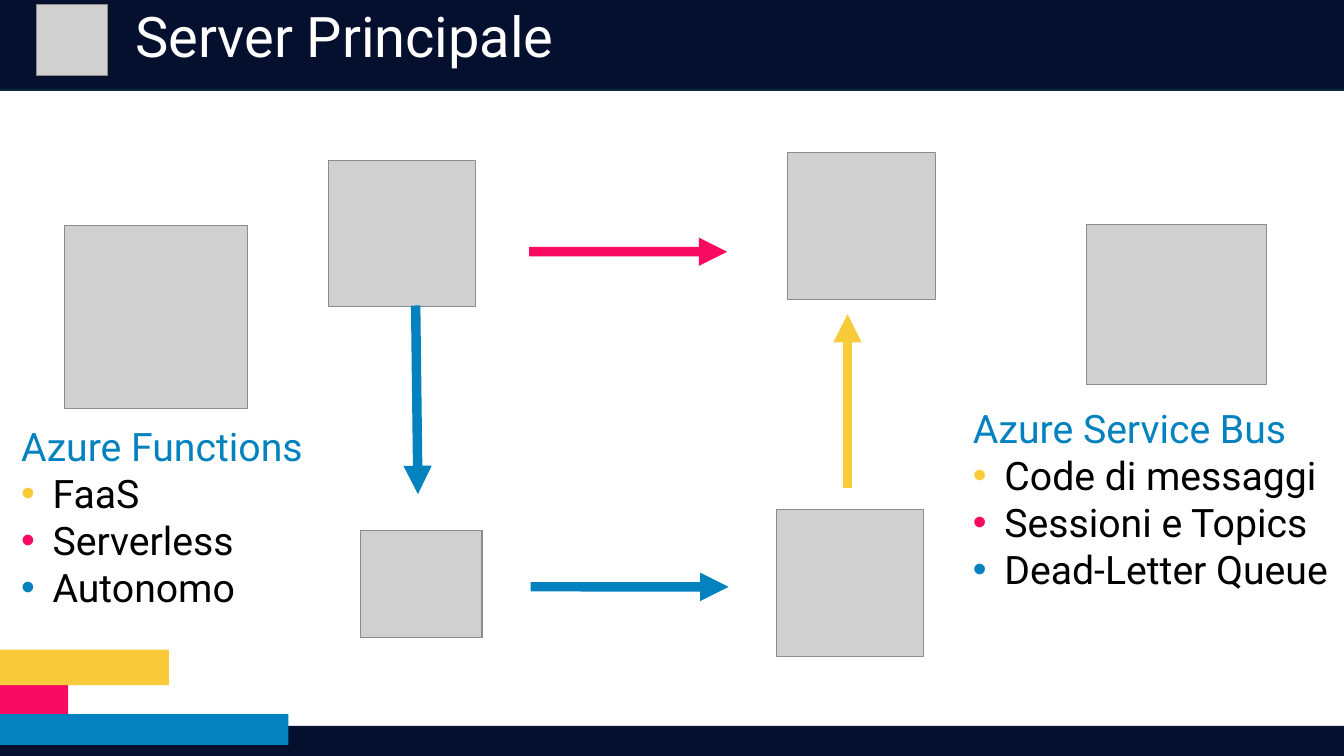
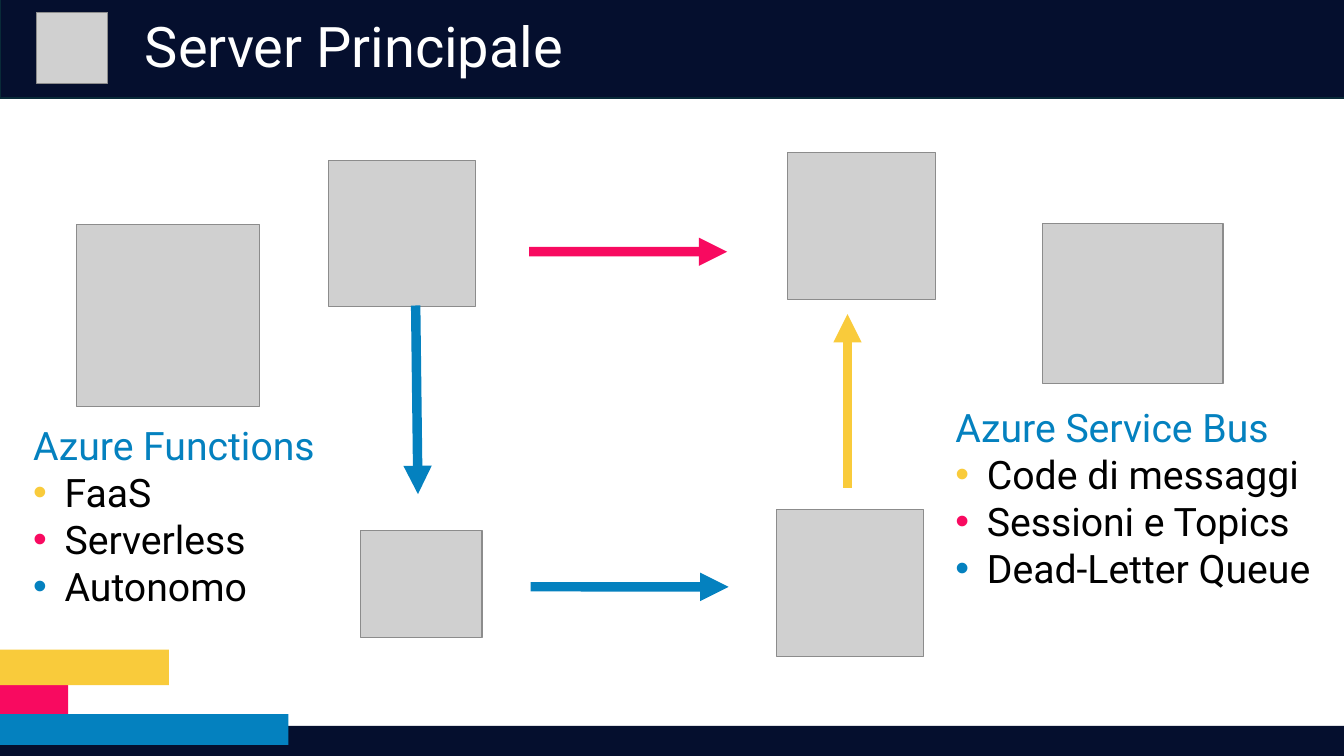
Before and after one commit to RedDuality/Tesi, a slide deck: slide 7 of Presentazione.pptx. Drawn at 1344x756 pixels with LibreOffice and Linux fonts; fonts in the diff are those of the drawing; grey boxes stand for pictures. Boxes give left, top, right and bottom in pixels: in the first picture for what was removed or moved away, otherwise in the second. Text is boxed around its words. In the diff, an @@ line names an element or a change of style, - is before the commit and + after.

```diff
--- a/Presentazione.pptx
+++ b/Presentazione.pptx
@@ rectangle: place and size @@
-rectangle at box(0, 0, 1344, 91)
+rectangle at box(0, 0, 1344, 99)
@@ picture: place and size @@
-picture at box(36, 5, 108, 76)
+picture at box(36, 12, 108, 83)
@@ text "Server Principale": place and size @@
-text "Server Principale" at box(135, 15, 554, 69)
+text "Server Principale" at box(145, 25, 563, 79)
@@ picture: place and size @@
-picture at box(65, 226, 247, 408)
+picture at box(77, 225, 259, 407)
@@ picture: place and size @@
-picture at box(1087, 225, 1267, 384)
+picture at box(1044, 224, 1224, 383)
@@ text "Azure Functions": place and size @@
-text "Azure Functions" at box(21, 432, 302, 603)
+text "Azure Functions" at box(33, 431, 314, 602)
@@ text "Azure Service Bus": place and size @@
-text "Azure Service Bus" at box(973, 414, 1328, 589)
+text "Azure Service Bus" at box(955, 413, 1311, 588)
```
Also in this commit, not shown: 16 other slides changed, 8 other files.
